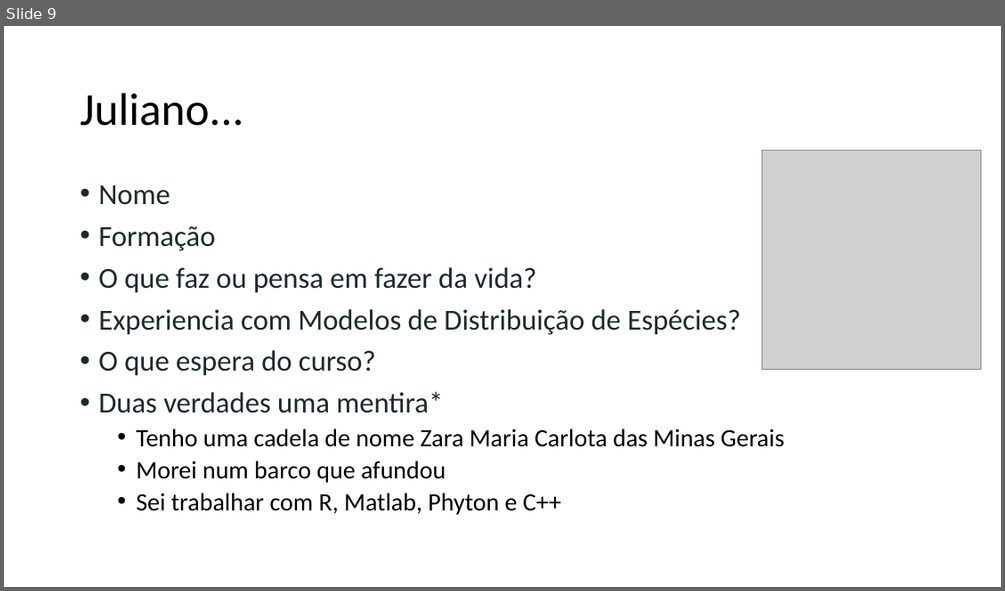
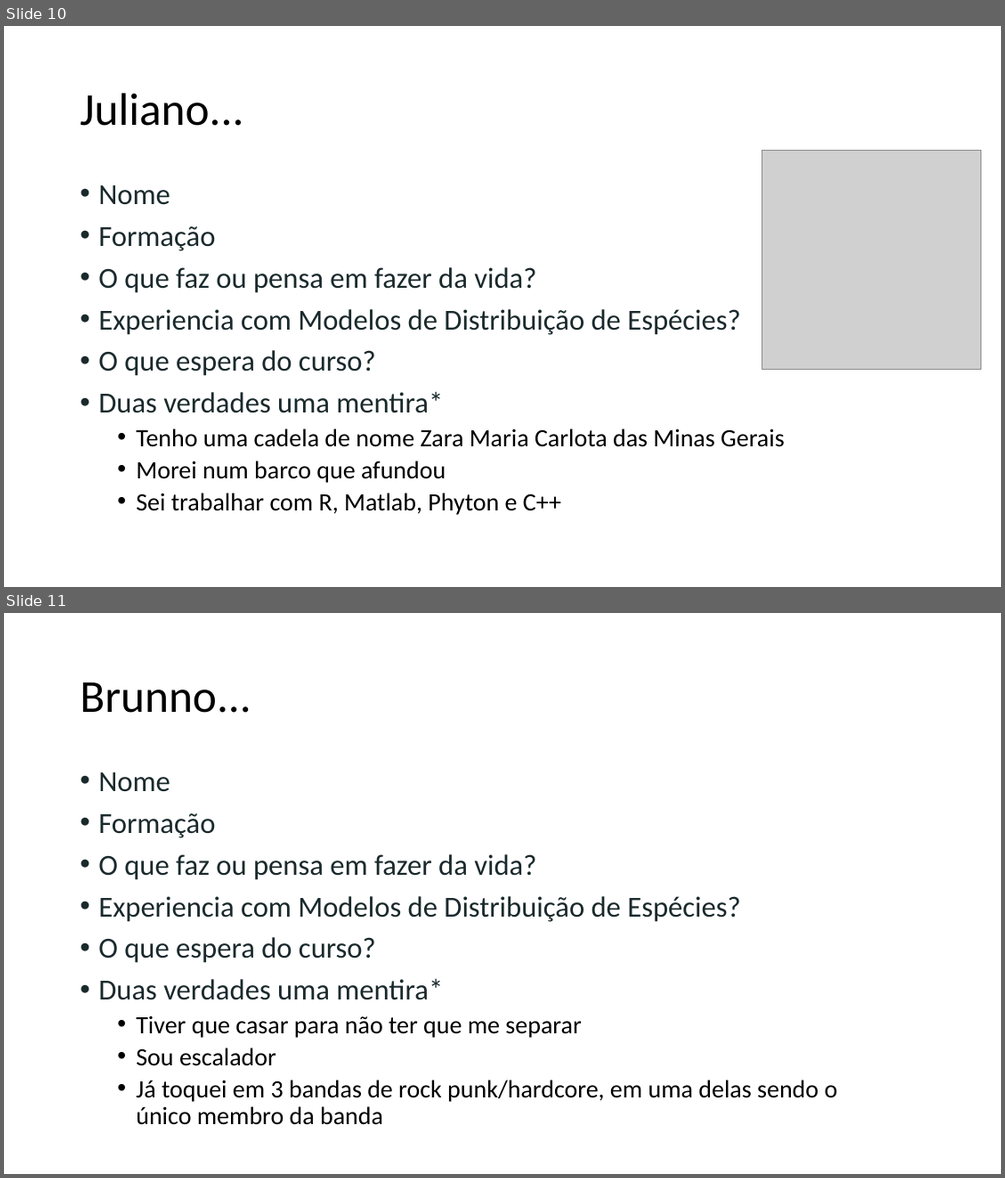
Before and after one commit to liviacnatal/curso_dados_sdms, a slide deck: sessoes/pptx/intorucao.pptx. Shown one above the other, each under a label of ours: slide 9 before the commit, slides 10 and 11 after it. The pictures are 1005x591 and 1005x1178 pixels, drawn with LibreOffice and Linux fonts; fonts in the diff are those of the drawing; grey boxes stand for pictures. Boxes give left, top, right and bottom in pixels: in the first picture for what was removed or moved away, otherwise in the second. Text is boxed around its words. In the diff, an @@ line names an element or a change of style, - is before the commit and + after.

```diff
--- a/sessoes/pptx/intorucao.pptx
+++ b/sessoes/pptx/intorucao.pptx
@@ slide 11 added at (4, 613, 1001, 1174), background #FFFFFF @@
@@ title added at (80, 682, 251, 713), 44 pt, text #000000 @@
+Brunno...
@@ text added at (98, 772, 838, 1125), 28 pt, text #1A292C @@
+• Nome
+• Formação
+• O que faz ou pensa em fazer da vida?
+• Experiencia com Modelos de Distribuição de Espécies?
+• O que espera do curso?
+• Duas verdades uma mentira*
+  • Tiver que casar para não ter que me separar
+  • Sou escalador
+  • Já toquei em 3 bandas de rock punk/hardcore, em uma delas sendo o único membro da banda
@@ what was slide 9 is now slide 10 @@
```
Also in this commit, not shown: 1 slide changed, 1 other slide added.
